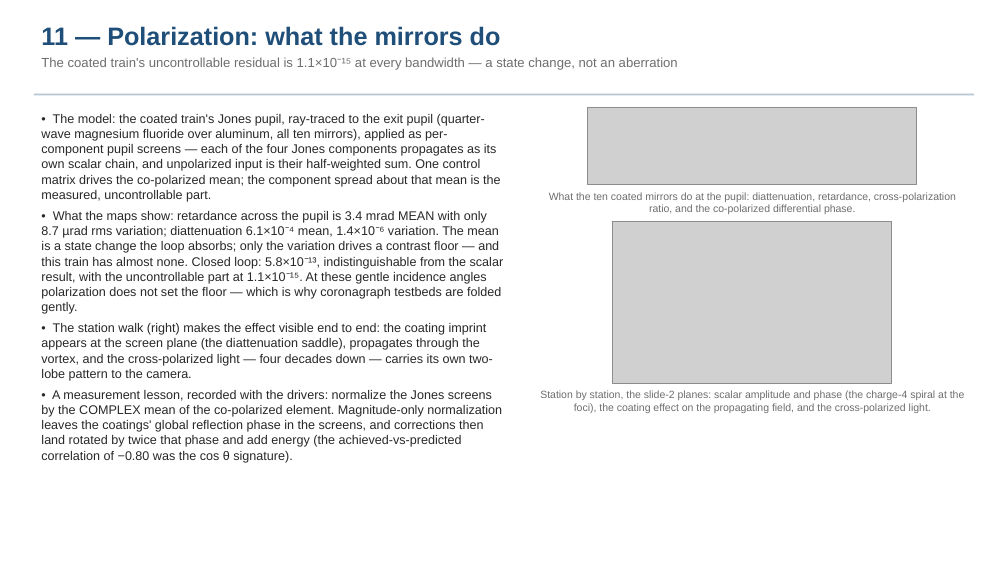
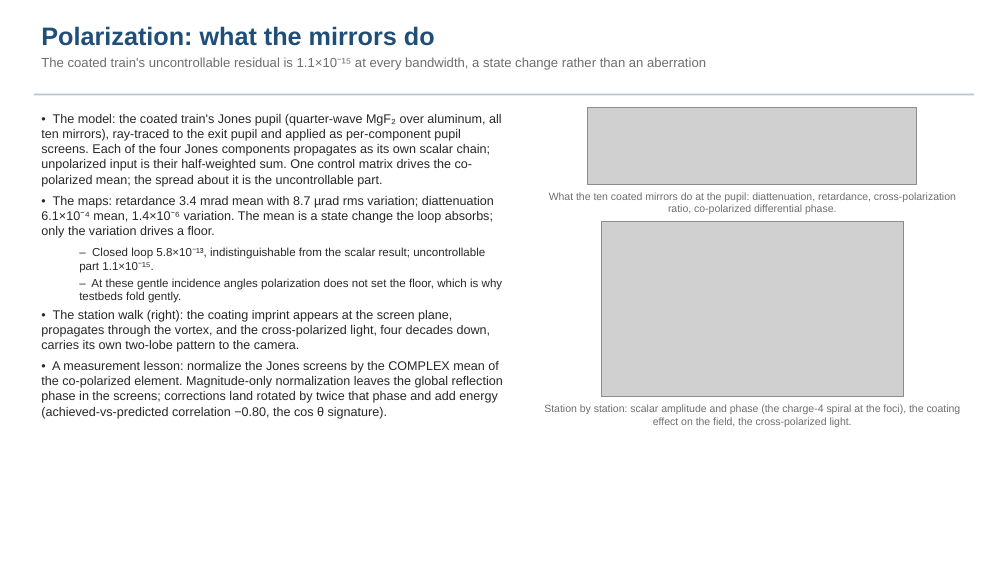
Before and after one commit to nasa-jpl/MACOS_resources, a slide deck: slide 12 of mmacos/templates/30_instruments/bench_ctb/deck_ctb.pptx. Drawn at 1008x567 pixels with LibreOffice and Linux fonts; fonts in the diff are those of the drawing; grey boxes stand for pictures. Boxes give left, top, right and bottom in pixels: in the first picture for what was removed or moved away, otherwise in the second. Text is boxed around its words. In the diff, an @@ line names an element or a change of style, - is before the commit and + after.

```diff
--- a/mmacos/templates/30_instruments/bench_ctb/deck_ctb.pptx
+++ b/mmacos/templates/30_instruments/bench_ctb/deck_ctb.pptx
@@ text at [41,26,706,70]: text changed @@
-11 — Polarization: what the mirrors do
-The coated train's uncontrollable residual is 1.1×10⁻¹⁵ at every bandwidth — a state change, not an aberration
+Polarization: what the mirrors do
+The coated train's uncontrollable residual is 1.1×10⁻¹⁵ at every bandwidth, a state change rather than an aberration
@@ text at [41,114,503,419]: text changed @@
-• The model: the coated train's Jones pupil, ray-traced to the exit pupil (quarter-wave magnesium fluoride over aluminum, all ten mirrors), applied as per-component pupil screens — each of the four Jones components propagates as its own scalar chain, and unpolarized input is their half-weighted sum. One control matrix drives the co-polarized mean; the component spread about that mean is the measured, uncontrollable part.
-• What the maps show: retardance across the pupil is 3.4 mrad MEAN with only 8.7 µrad rms variation; diattenuation 6.1×10⁻⁴ mean, 1.4×10⁻⁶ variation. The mean is a state change the loop absorbs; only the variation drives a contrast floor — and this train has almost none. Closed loop: 5.8×10⁻¹³, indistinguishable from the scalar result, with the uncontrollable part at 1.1×10⁻¹⁵. At these gentle incidence angles polarization does not set the floor — which is why coronagraph testbeds are folded gently.
-• The station walk (right) makes the effect visible end to end: the coating imprint appears at the screen plane (the diattenuation saddle), propagates through the vortex, and the cross-polarized light — four decades down — carries its own two-lobe pattern to the camera.
-• A measurement lesson, recorded with the drivers: normalize the Jones screens by the COMPLEX mean of the co-polarized element. Magnitude-only normalization leaves the coatings' global reflection phase in the screens, and corrections then land rotated by twice that phase and add energy (the achieved-vs-predicted correlation of −0.80 was the cos θ signature).
+• The model: the coated train's Jones pupil (quarter-wave MgF₂ over aluminum, all ten mirrors), ray-traced to the exit pupil and applied as per-component pupil screens. Each of the four Jones components propagates as its own scalar chain; unpolarized input is their half-weighted sum. One control matrix drives the co-polarized mean; the spread about it is the uncontrollable part.
+• The maps: retardance 3.4 mrad mean with 8.7 µrad rms variation; diattenuation 6.1×10⁻⁴ mean, 1.4×10⁻⁶ variation. The mean is a state change the loop absorbs; only the variation drives a floor.
+  – Closed loop 5.8×10⁻¹³, indistinguishable from the scalar result; uncontrollable part 1.1×10⁻¹⁵.
+  – At these gentle incidence angles polarization does not set the floor, which is why testbeds fold gently.
+• The station walk (right): the coating imprint appears at the screen plane, propagates through the vortex, and the cross-polarized light, four decades down, carries its own two-lobe pattern to the camera.
+• A measurement lesson: normalize the Jones screens by the COMPLEX mean of the co-polarized element. Magnitude-only normalization leaves the global reflection phase in the screens; corrections land rotated by twice that phase and add energy (achieved-vs-predicted correlation −0.80, the cos θ signature).
@@ text at [549,192,956,214]: text changed @@
-What the ten coated mirrors do at the pupil: diattenuation, retardance, cross-polarization ratio, and the co-polarized differential phase.
+What the ten coated mirrors do at the pupil: diattenuation, retardance, cross-polarization ratio, co-polarized differential phase.
@@ picture: place and size @@
-picture at [613,222,892,383]
+picture at [601,222,904,397]
@@ text at [544,404,961,427]: text changed @@
-Station by station, the slide-2 planes: scalar amplitude and phase (the charge-4 spiral at the foci), the coating effect on the propagating field, and the cross-polarized light.
+Station by station: scalar amplitude and phase (the charge-4 spiral at the foci), the coating effect on the field, the cross-polarized light.
```
Also in this commit, not shown: 22 other slides changed, 3 slides added, 7 other files.
